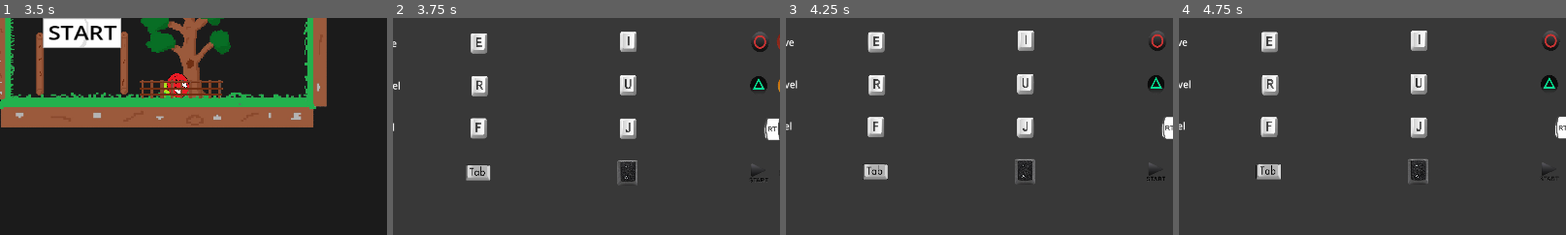
Above: before the commit, frames 1-4 (left to right).
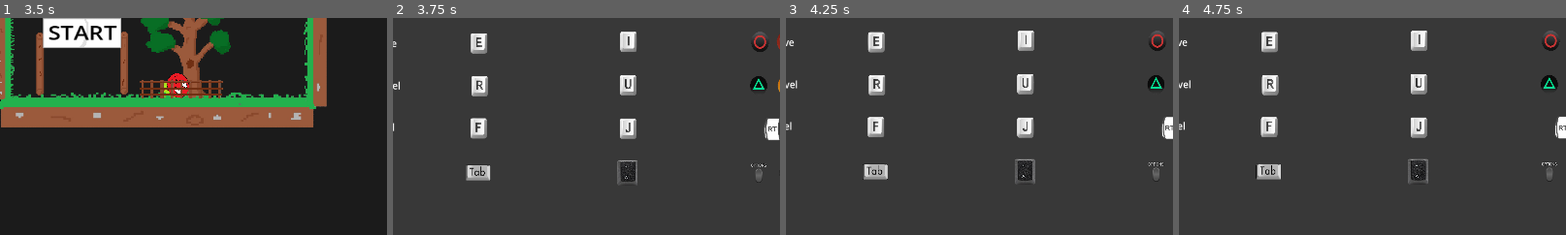
Above: after the commit, the same moments.

Repository: Mahnwe/TheBallThatWasUwU
Game: Godot game, scene res://Scenes/menu.tscn
Two runs of this game, one before a commit and one after it. Both use one fixed random seed, a clock stepped at 60 frames per second and the inputs below.
Inputs (mouse positions are % of the whole screen's width and height, from its top left):
- Up to frame 1 (3.5 s): click "Level 2" at 0.5 s; tap Enter at 1.25 s; move the mouse to (72, 45) at 1.27 s; hold D (move_right) 1.28-2.78 s; tap F (next_level) at 1.35, 2.3, 2.85 s; click (72, 45) at 1.42 s; tap Space (jump) at 1.52, 2.27 s; move the mouse to (30, 55) at 2.02 s; tap X (dash) at 2.1 s; move the mouse to (60, 28) at 2.77 s; hold A (move_left) from 2.78 s (still down)
- Up to frame 2 (3.75 s): move the mouse to (45, 70) at 3.52 s; release A (move_left) at 3.53 s; hold D (move_right) from 3.53 s (still down); tap C (open_commands) at 3.6 s; click (45, 70) at 3.67 s
- Up to frame 3 (4.25 s): keep holding D (move_right); tap Space (jump) at 3.77 s; tap F (next_level) at 3.8 s
- Up to frame 4 (4.75 s): keep holding D (move_right); move the mouse to (80, 65) at 4.27 s; tap F (next_level) at 4.35 s; tap Space (jump) at 4.52 s
The pictures show only the part of the screen within x 23-73%, y 38-88%; the shares and areas given below are measured in that part.

Frame 1 is identical in both runs. In frame 2, 0.2% of the frame differs, in the area x 92-97%, y 66-76%; in frame 3, 0.2%, in the area x 93-98%, y 66-75%; in frame 4, 0.1%.

Commit message:
Change wrong image in commands_ui, replace pause screen in level 2 and 3 and fix warning in warning_sign scene

Diff:
--- a/Scenes/commands_ui.tscn
+++ b/Scenes/commands_ui.tscn
@@ -30,7 +30,7 @@
 [ext_resource type="Texture2D" uid="uid://d2ivef5yrurvd" path="res://Arts/ControllerControls/XSwitch-removebg-preview.png" id="28_f6ipp"]
 [ext_resource type="Texture2D" uid="uid://bbdesxaqu1x6o" path="res://Arts/ControllerControls/RightTrigger-removebg-preview.png" id="29_yo4yd"]
 [ext_resource type="Texture2D" uid="uid://d4uppifddsjc" path="res://Arts/ControllerControls/RightTriggerSwitch-removebg-preview.png" id="30_ajr3c"]
-[ext_resource type="Texture2D" uid="uid://cnakslo431wlm" path="res://Arts/ControllerControls/Start-removebg-preview.png" id="31_p8u0t"]
+[ext_resource type="Texture2D" uid="uid://c83bhjcbi4555" path="res://Arts/ControllerControls/SelectController-removebg-preview.png" id="31_pbdu2"]
 [ext_resource type="Texture2D" uid="uid://chi8fx5di1r7n" path="res://Arts/ControllerControls/Menu-removebg-preview.png" id="32_k81pc"]
 [ext_resource type="Texture2D" uid="uid://bwv5alhg5rklv" path="res://Arts/ControllerControls/Switch+-removebg-preview.png" id="33_cep7v"]
 [ext_resource type="Texture2D" uid="uid://d2tdp336bis5j" path="res://Arts/ControllerControls/Square-removebg-preview.png" id="34_k6euw"]
@@ -225,17 +225,18 @@
 
 [node name="MenuC" type="Sprite2D" parent="Controller"]
 position = Vector2(30.8995, 546.392)
-scale = Vector2(0.171171, 0.192982)
-texture = ExtResource("31_p8u0t")
+scale = Vector2(0.320987, 0.35793)
+texture = ExtResource("31_pbdu2")
+
+[node name="Sprite2D2" type="Sprite2D" parent="Controller/MenuC"]
+position = Vector2(347.133, 1.44031)
+scale = Vector2(1.0512, 1.09602)
+texture = ExtResource("33_cep7v")
 
 [node name="Sprite2D" type="Sprite2D" parent="Controller/MenuC"]
-position = Vector2(333.685, 0)
+position = Vector2(177.943, 0.000244141)
+scale = Vector2(0.533265, 0.539161)
 texture = ExtResource("32_k81pc")
-
-[node name="Sprite2D2" type="Sprite2D" parent="Controller/MenuC"]
-position = Vector2(650.958, 2.67098)
-scale = Vector2(1.97126, 2.03283)
-texture = ExtResource("33_cep7v")
 
 [node name="DashC" type="Sprite2D" parent="Controller"]
 position = Vector2(29.9631, 634.021)
--- a/Scenes/level2.tscn
+++ b/Scenes/level2.tscn
@@ -144,11 +144,10 @@
 scale = Vector2(1.16736, 2.08597)
 
 [node name="Pause" parent="Player" instance=ExtResource("5_35jiw")]
-visible = false
-offset_left = -744.77
-offset_top = -737.557
-offset_right = -744.77
-offset_bottom = -737.557
+offset_left = -723.849
+offset_top = -685.52
+offset_right = -723.849
+offset_bottom = -685.52
 
 [node name="platform" parent="." instance=ExtResource("2_ja3c0")]
 position = Vector2(-37, 657)
--- a/Scenes/level3.tscn
+++ b/Scenes/level3.tscn
@@ -132,10 +132,10 @@
 
 [node name="Pause" parent="Player" instance=ExtResource("6_oxgjf")]
 visible = false
-offset_left = -758.717
-offset_top = -540.724
-offset_right = -758.717
-offset_bottom = -540.724
+offset_left = -723.849
+offset_top = -678.733
+offset_right = -723.849
+offset_bottom = -678.733
 
 [node name="platform2" parent="." instance=ExtResource("2_gdtbw")]
 position = Vector2(-125, 1149)
--- a/Scripts/warning_sign.gd
+++ b/Scripts/warning_sign.gd
@@ -8,5 +8,5 @@
 
 
 # Called every frame. 'delta' is the elapsed time since the previous frame.
-func _process(delta):
+func _process(_delta):
 	pass
